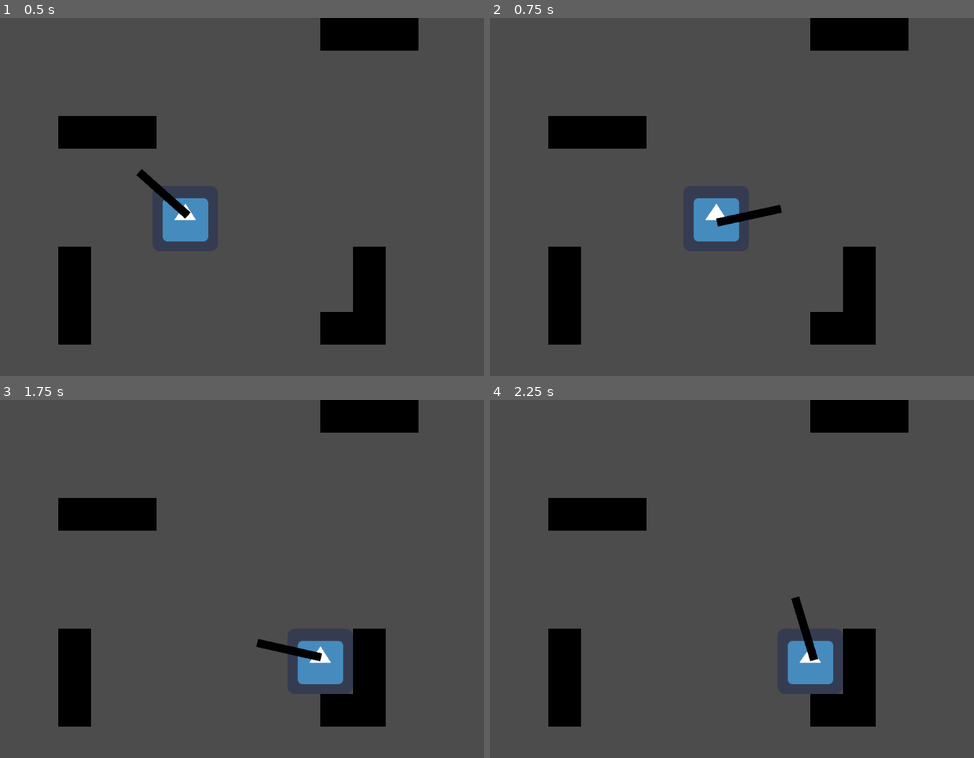
Above: before the commit, frames 1-4 (two rows, left to right).
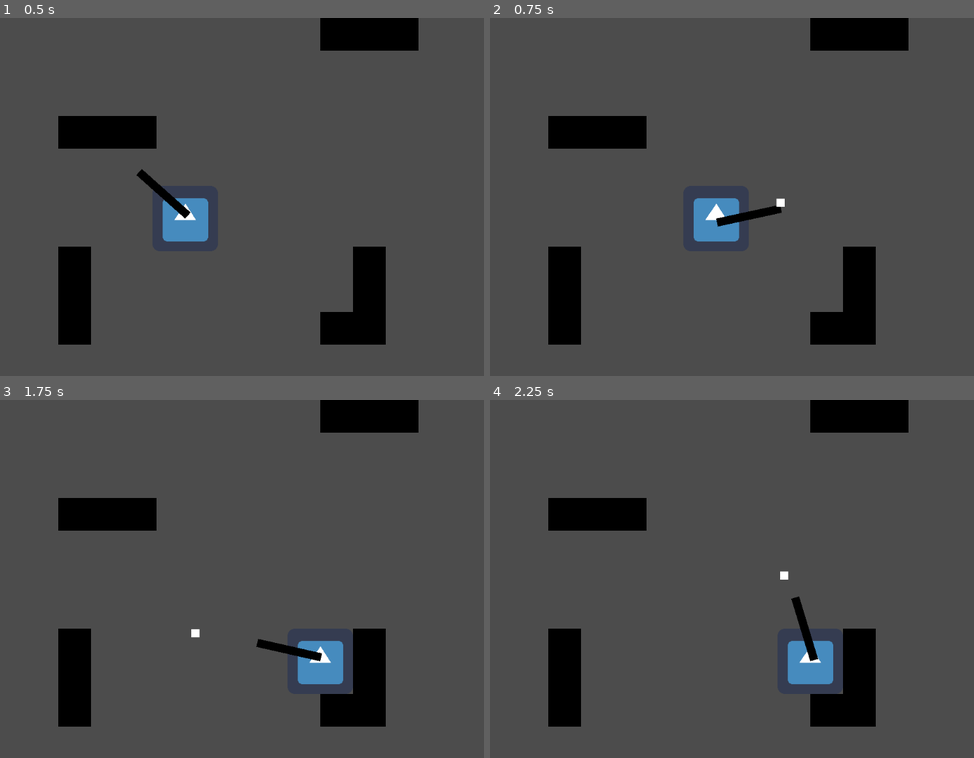
Above: after the commit, the same moments.

Repository: Develarooio/hoho-ohno
Game: Godot game, scene res://Levels/ClaytonTestLevel.tscn
Same seed, same stepped clock (60 frames per second), same inputs: the game is played once before the commit and once after it. The project has no main scene, so this scene is started directly. The engine's default icon, where the game draws it, is replaced by a stand-in: a white triangle on a blue panel in a dark square.
Inputs (mouse positions are in pixels of both pictures, inside the frame that each line leads up to):
- Up to frame 1 (0.5 s): no input
- Up to frame 2 (0.75 s): tap Enter at 0.5 s; move the mouse to (828, 193) at 0.52 s; hold D (right) from 0.53 s (still down); click (828, 193) at 0.6 s
- Up to frame 3 (1.75 s): move the mouse to (116, 614) at 1.27 s; release D (right) at 1.28 s; hold S (down) from 1.28 s (still down); tap Space (dash) at 1.35 s; click (116, 614) at 1.55 s
- Up to frame 4 (2.25 s): tap Space (dash) at 2 s; move the mouse to (765, 510) at 2.02 s; release S (down) at 2.03 s; hold D (right) from 2.03 s (still down); click (765, 510) at 2.1 s

Frame 1 is identical in both runs. In frame 2, less than 0.1% of the frame differs, in the area x 59-61%, y 50-53%; in frame 3, less than 0.1%; in frame 4, less than 0.1%.

Commit message:
gun shootie

Diff:
--- /dev/null
+++ b/Player/Gun/Bullet.gd
@@ -0,0 +1,31 @@
+extends Area2D
+
+# class member variables go here, for example:
+# var a = 2
+# var b = "textvar"
+export var speed = 25
+var direction
+
+func _ready():
+	print("bullet ready")
+	pass
+
+func _process(delta):
+	print(direction)
+	position += direction * speed
+
+
+func _on_Area2D_body_entered(body):
+	if body.is_in_group("ghosties"):
+		#Hit dat ghost
+		pass
+	elif body.is_in_group("players"):
+		pass
+	else:
+		queue_free()
+
+func set_direction(angle):
+	var rads_angle = angle * PI/180
+	direction = Vector2()
+	direction.x = cos(rads_angle)
+	direction.y = sin(rads_angle)
--- /dev/null
+++ b/Player/Gun/Bullet.tscn
@@ -0,0 +1,31 @@
+[gd_scene load_steps=4 format=2]
+
+[ext_resource path="res://Player/Gun/Bullet.gd" type="Script" id=1]
+[ext_resource path="res://Player/Gun/bullet_placeholder.png" type="Texture" id=2]
+
+[sub_resource type="RectangleShape2D" id=1]
+
+custom_solver_bias = 0.0
+extents = Vector2( 8, 8 )
+
+[node name="Area2D" type="Area2D"]
+
+input_pickable = true
+gravity_vec = Vector2( 0, 1 )
+gravity = 98.0
+linear_damp = 0.1
+angular_damp = 1.0
+audio_bus_override = false
+audio_bus_name = "Master"
+script = ExtResource( 1 )
+speed = 25
+
+[node name="Sprite" type="Sprite" parent="." index="0"]
+
+texture = ExtResource( 2 )
+
+[node name="CollisionShape2D" type="CollisionShape2D" parent="." index="1"]
+
+shape = SubResource( 1 )
+
+[connection signal="body_entered" from="." to="." method="_on_Area2D_body_entered"]
--- a/Player/Gun/Gun.gd
+++ b/Player/Gun/Gun.gd
@@ -3,6 +3,8 @@
 # class member variables go here, for example:
 # var a = 2
 # var b = "textvar"
+
+var  bullet = preload("res://Player/Gun/Bullet.tscn")
 
 func _ready():
 	# Called when the node is added to the scene for the first time.
@@ -15,4 +17,7 @@
 #	pass
 
 func shoot(angle):
-	pass
+	var new_bullet = bullet.instance()
+	get_tree().get_root().add_child(new_bullet)
+	new_bullet.set_direction(angle)
+	new_bullet.position = get_parent().position
--- a/Player/Player.tscn
+++ b/Player/Player.tscn
@@ -9,7 +9,9 @@
 custom_solver_bias = 0.0
 extents = Vector2( 64, 64 )
 
-[node name="Player" type="KinematicBody2D" index="0"]
+[node name="Player" type="KinematicBody2D" index="0" groups=[
+"players",
+]]
 
 input_pickable = false
 collision_layer = 1
Binary file added: Player/Gun/bullet_placeholder.png
Not shown, added: Player/Gun/bullet_placeholder.png.import
